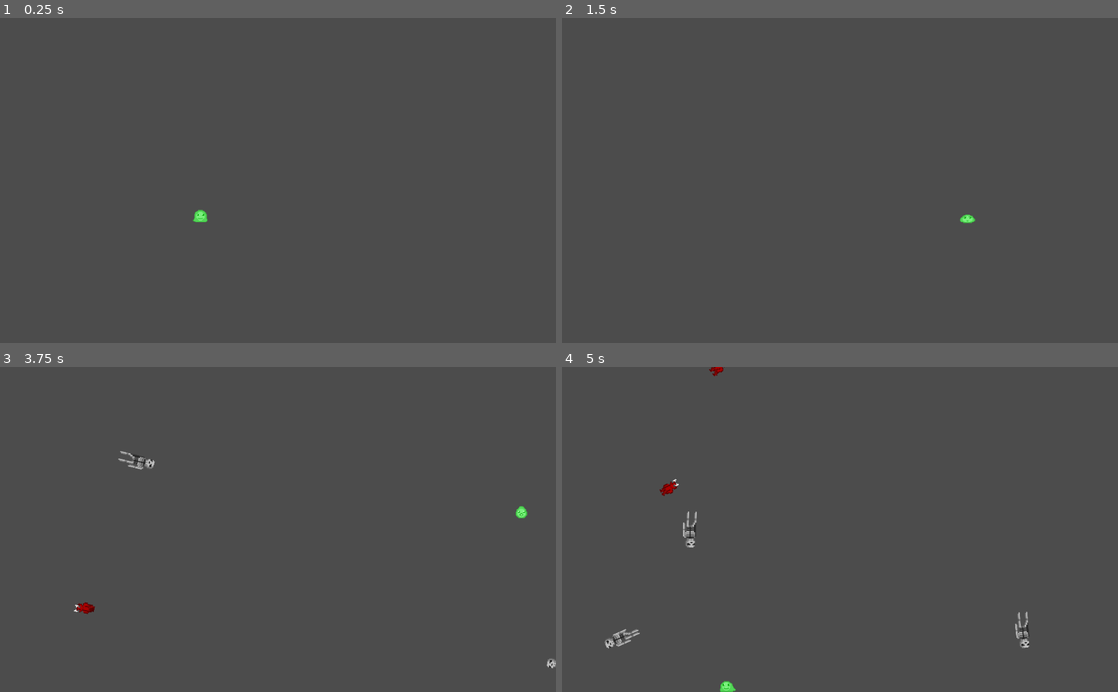
Above: before the commit, frames 1-4 (two rows, left to right).
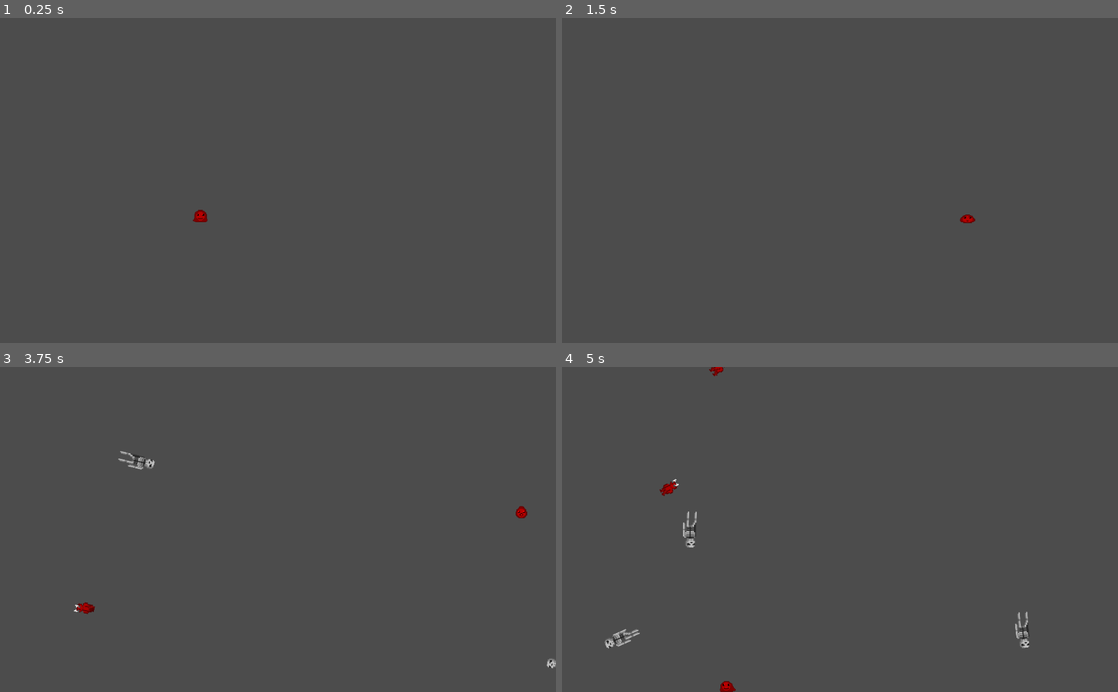
Above: after the commit, the same moments.

Repository: Aasherknight/Slimy
Game: Godot game, scene res://main.tscn
The game is run twice, just before and just after one commit, with the same random seed, the same clock (stepped at 60 frames per second) and the same inputs.
Inputs:
- Up to frame 1 (0.25 s): no input
- Up to frame 2 (1.5 s): tap Enter at 0.5 s; hold Right (ui_right) 0.53-1.28 s; hold Down (ui_down) from 1.28 s (still down)
- Up to frame 3 (3.75 s): tap Space at 2 s; release Down (ui_down) at 2.03 s; hold Right (ui_right) 2.03-2.78 s; hold Up (ui_up) 2.78-3.53 s; hold Left (ui_left) from 3.53 s (still down)
- Up to frame 4 (5 s): keep holding Left (ui_left)

The runs differ from the first frame. In frame 1, less than 0.1% of the frame differs, in the area x 34-38%, y 58-63%; in frame 2, less than 0.1%; in frame 3, less than 0.1%; in frame 4, less than 0.1%.

Commit message:
things and stuff

Diff:
--- a/Player.gd
+++ b/Player.gd
@@ -16,6 +16,12 @@
 var maxMovSpeed = 9
 var friction = 0.5
 var grav = 0.25
+
+#Collectables
+var red = true #determines if a Character has collected a Red Jelly and is able to eat enemies
+var redTimer = 10.0 #The time left remaining on the red mode
+var jellyCollected = 0 #Integer, the number of Jelly that the player currently has collected
+
 
 #collision details
 signal hit
@@ -76,14 +82,26 @@
 		falling = false
 		velocity.y = 0
 
+	#check the timer on the Red Jelly
+	if(redTimer > 0):
+		red = true
+		$AnimatedSprite.modulate = Color(1.5,0,0)
+		redTimer = clamp(redTimer-delta,0.0,999.0)
+	if(redTimer==0):
+		red = false
+		$AnimatedSprite.modulate = Color(1,1,1)
+
 	#Update player position with the current velocity
 	position += velocity
 	position.x = clamp(position.x, 0, screensize.x)
 	position.y = clamp(position.y, 0, screen_bot)
 
 func _on_Player_body_entered(body):
-	position = spawn
-	emit_signal("hit")
+	if !red:
+		position = spawn
+		emit_signal("hit")
+	else:
+		emit_signal("eat")
 
 func start(pos):
 	position = pos
--- a/Player.tscn
+++ b/Player.tscn
@@ -44,7 +44,7 @@
 points = PoolVector2Array( 5, -2.75, 3.25, -5.5, 0, -7.5, -3.75, -5.5, -5.5, -2.75, -6.5, 3.5, -4, 5, 4, 5, 5.5, 3.5 )
 _sections_unfolded = [ "Resource" ]
 
-[node name="Player" type="Area2D"]
+[node name="Player" type="Area2D" index="0"]
 
 position = Vector2( 0, 590 )
 scale = Vector2( 2.40704, 2.40704 )
@@ -58,7 +58,7 @@
 audio_bus_override = false
 audio_bus_name = "Master"
 script = ExtResource( 1 )
-_sections_unfolded = [ "Collision", "Transform" ]
+_sections_unfolded = [ "Collision", "Material", "Pickable", "Transform", "Visibility", "Z Index" ]
 __meta__ = {
 "_edit_group_": true
 }
--- a/main.tscn
+++ b/main.tscn
@@ -11,7 +11,7 @@
 "points": PoolVector2Array( 0, 0, 0, 0, 0, 0, 0, 0, 0, 0, 0, 0, 0, 0, 0, 0, 1020.97, 0, 0, 0, 0, 0, 1020.97, 601.206, 0, 0, 0, 0, 1020.97, 601.206, 0, 0, 0, 0, 0, 601.206, 0, 0, 0, 0, 0, 0 )
 }
 
-[node name="Node" type="Node"]
+[node name="Node" type="Node" index="0"]
 
 script = ExtResource( 1 )
 Mob = ExtResource( 2 )
--- a/mobs.tscn
+++ b/mobs.tscn
@@ -1,55 +1,55 @@
 [gd_scene load_steps=18 format=2]
 
 [ext_resource path="res://mobs.gd" type="Script" id=1]
-[ext_resource path="res://art/skelly_stand.png" type="Texture" id=2]
-[ext_resource path="res://art/bat_land.png" type="Texture" id=3]
-[ext_resource path="res://art/skelly_walk1.png" type="Texture" id=4]
-[ext_resource path="res://art/skelly_walk2.png" type="Texture" id=5]
-[ext_resource path="res://art/imp_walk1.png" type="Texture" id=6]
-[ext_resource path="res://art/imp_walk2.png" type="Texture" id=7]
-[ext_resource path="res://art/imp_walk3.png" type="Texture" id=8]
-[ext_resource path="res://art/imp_walk4.png" type="Texture" id=9]
-[ext_resource path="res://art/imp_stand.png" type="Texture" id=10]
-[ext_resource path="res://art/bat_flap.png" type="Texture" id=11]
-[ext_resource path="res://art/bat_flap2.png" type="Texture" id=12]
-[ext_resource path="res://art/bat_flap3.png" type="Texture" id=13]
+[ext_resource path="res://art/bat_land.png" type="Texture" id=2]
+[ext_resource path="res://art/skelly_walk1.png" type="Texture" id=3]
+[ext_resource path="res://art/skelly_walk2.png" type="Texture" id=4]
+[ext_resource path="res://art/imp_walk1.png" type="Texture" id=5]
+[ext_resource path="res://art/imp_walk2.png" type="Texture" id=6]
+[ext_resource path="res://art/imp_walk3.png" type="Texture" id=7]
+[ext_resource path="res://art/imp_walk4.png" type="Texture" id=8]
+[ext_resource path="res://art/imp_stand.png" type="Texture" id=9]
+[ext_resource path="res://art/bat_flap.png" type="Texture" id=10]
+[ext_resource path="res://art/bat_flap2.png" type="Texture" id=11]
+[ext_resource path="res://art/bat_flap3.png" type="Texture" id=12]
+[ext_resource path="res://art/skelly_stand.png" type="Texture" id=13]
 
 [sub_resource type="SpriteFrames" id=1]
 
 animations = [ {
 "frames": [ ExtResource( 2 ) ],
 "loop": true,
-"name": "skelly_resting",
-"speed": 5.0
-}, {
-"frames": [ ExtResource( 3 ) ],
-"loop": true,
 "name": "bat_resting",
 "speed": 5.0
 }, {
-"frames": [ ExtResource( 4 ), ExtResource( 5 ) ],
+"frames": [ ExtResource( 3 ), ExtResource( 4 ) ],
 "loop": true,
 "name": "skelly_moving",
 "speed": 1.5
 }, {
-"frames": [ ExtResource( 6 ), ExtResource( 7 ), ExtResource( 8 ), ExtResource( 9 ) ],
+"frames": [ ExtResource( 5 ), ExtResource( 6 ), ExtResource( 7 ), ExtResource( 8 ) ],
 "loop": true,
 "name": "imp_moving",
 "speed": 5.0
 }, {
-"frames": [ ExtResource( 10 ) ],
+"frames": [ ExtResource( 9 ) ],
 "loop": true,
 "name": "imp_resting",
 "speed": 5.0
 }, {
-"frames": [ ExtResource( 11 ), ExtResource( 12 ), ExtResource( 13 ), ExtResource( 12 ) ],
+"frames": [ ExtResource( 10 ), ExtResource( 11 ), ExtResource( 12 ), ExtResource( 11 ) ],
 "loop": true,
 "name": "bat_moving",
 "speed": 9.0
+}, {
+"frames": [ ExtResource( 13 ) ],
+"loop": true,
+"name": "skelly_resting",
+"speed": 5.0
 } ]
 _sections_unfolded = [ "Resource" ]
 
-[sub_resource type="CapsuleShape2D" id=5]
+[sub_resource type="CapsuleShape2D" id=2]
 
 custom_solver_bias = 0.0
 radius = 10.0
@@ -65,7 +65,7 @@
 custom_solver_bias = 0.0
 points = PoolVector2Array( -10, -16, 4, -16, 12, 4, 12, 30, 6, 30, 4, 50, -6, 50, -8, 30, -14, 30, -14, 4 )
 
-[node name="RigidBody2D" type="RigidBody2D" index="0"]
+[node name="RigidBody2D" type="RigidBody2D"]
 
 position = Vector2( 126.864, 115.557 )
 input_pickable = false
Binary file added: art/CaveBackdrop.png
Not shown, added: art/CaveBackdrop.png.import
Binary file added: art/CaveRocks1.png
Not shown, added: art/CaveRocks1.png.import
Binary file added: art/CaveRocks2.png
Not shown, added: art/CaveRocks2.png.import
Not shown: 1 places in mobs.tscn that only renumber resources
